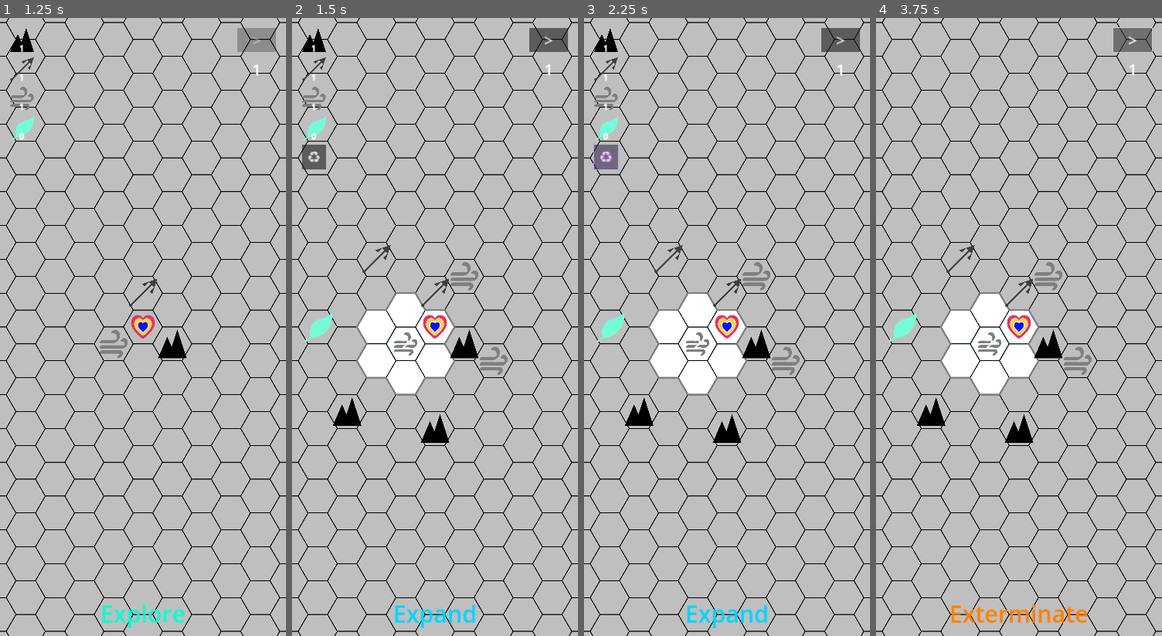
Above: before the commit, frames 1-4 (left to right).
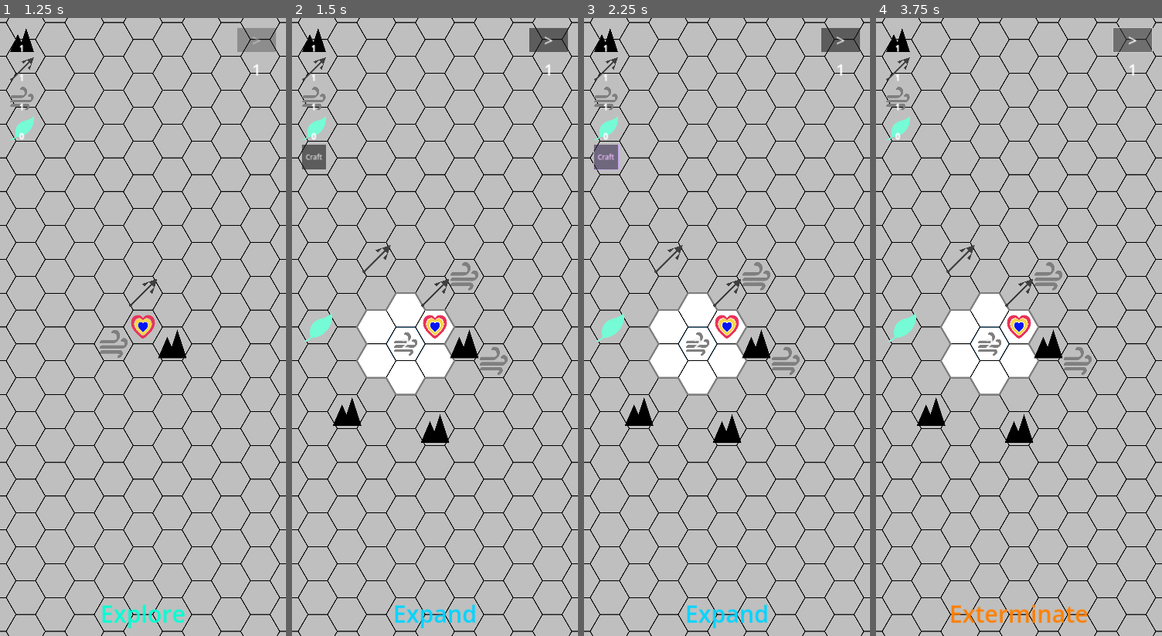
Above: after the commit, the same moments.

Repository: NoahKastin/combo-spell
Game: Godot game, scene res://scenes/main.tscn
Two runs of this game, one before a commit and one after it. Both use one fixed random seed, a clock stepped at 60 frames per second and the inputs below.
Inputs (mouse positions are in pixels of both pictures, inside the frame that each line leads up to):
- Up to frame 1 (1.25 s): tap Enter at 0.5 s; move the mouse to (205, 296) at 0.52 s; click (205, 296) at 0.67 s
- Up to frame 2 (1.5 s): tap Space at 1.25 s; drag from (377, 357) to (420, 450) at 1.27 s
- Up to frame 3 (2.25 s): click "♻" (after the commit: "Craft") at 2 s
- Up to frame 4 (3.75 s): click ">" at 2.75 s; click ">" at 3.5 s

Frame 1 is identical in both runs. In frame 2, less than 0.1% of the frame differs, in the area x 4-11%, y 21-24%; in frame 3, less than 0.1%; in frame 4, 0.5%, in the area x 3-12%, y 1-20%.

Commit message:
Fix mobile touch double-event bug; show element grid during Exterminate; add tooltip TODO
Touch taps on mobile browsers fired both InputEventScreenTouch and an
emulated InputEventMouseButton, causing units to be selected then
immediately deselected in the same frame. Drop the ScreenTouch handler
and rely on Godot emulate_mouse_from_touch (on by default).

Also: keep element grid visible during Exterminate (was hidden), rename
recycle button to Craft, and add in-game help tooltips to the backlog
(phase and element descriptions sourced from the itch.io page).

Co-Authored-By: Claude Opus 4.7 <noreply@anthropic.com>

Diff:
--- a/scenes/main.tscn
+++ b/scenes/main.tscn
@@ -59,8 +59,8 @@
 offset_top = 520.0
 offset_right = 140.0
 offset_bottom = 620.0
-theme_override_font_sizes/font_size = 64
-text = "♻"
+theme_override_font_sizes/font_size = 28
+text = "Craft"
 
 [node name="GameOverPanel" type="Panel" parent="UI"]
 visible = false
--- a/scripts/main.gd
+++ b/scripts/main.gd
@@ -546,13 +546,9 @@
 
 
 func _unhandled_input(event: InputEvent) -> void:
-	var world_pos: Vector2
-	if event is InputEventMouseButton and event.pressed and event.button_index == MOUSE_BUTTON_LEFT:
-		world_pos = get_global_mouse_position()
-	elif event is InputEventScreenTouch and event.pressed:
-		world_pos = get_canvas_transform().affine_inverse() * event.position
-	else:
-		return
+	if not (event is InputEventMouseButton and event.pressed and event.button_index == MOUSE_BUTTON_LEFT):
+		return
+	var world_pos: Vector2 = get_global_mouse_position()
 	if game_over:
 		return
 	match Game.phase:
@@ -779,11 +775,7 @@
 		next_phase_button.disabled = true
 	else:
 		next_phase_button.disabled = false
-	# §5.3: the crafting (recycle) button only appears during Expand. The full
-	# Element grid is hidden during Exterminate so the player focuses on action
-	# resolution rather than loadout tweaks.
 	recycle_button.visible = p == Phase.Type.EXPAND
-	element_grid.visible = p != Phase.Type.EXTERMINATE
 
 
 # §5.3: the right-notch multiplier slot doubles as the Exploit harvest-budget
Not shown, changed: TODO.md
